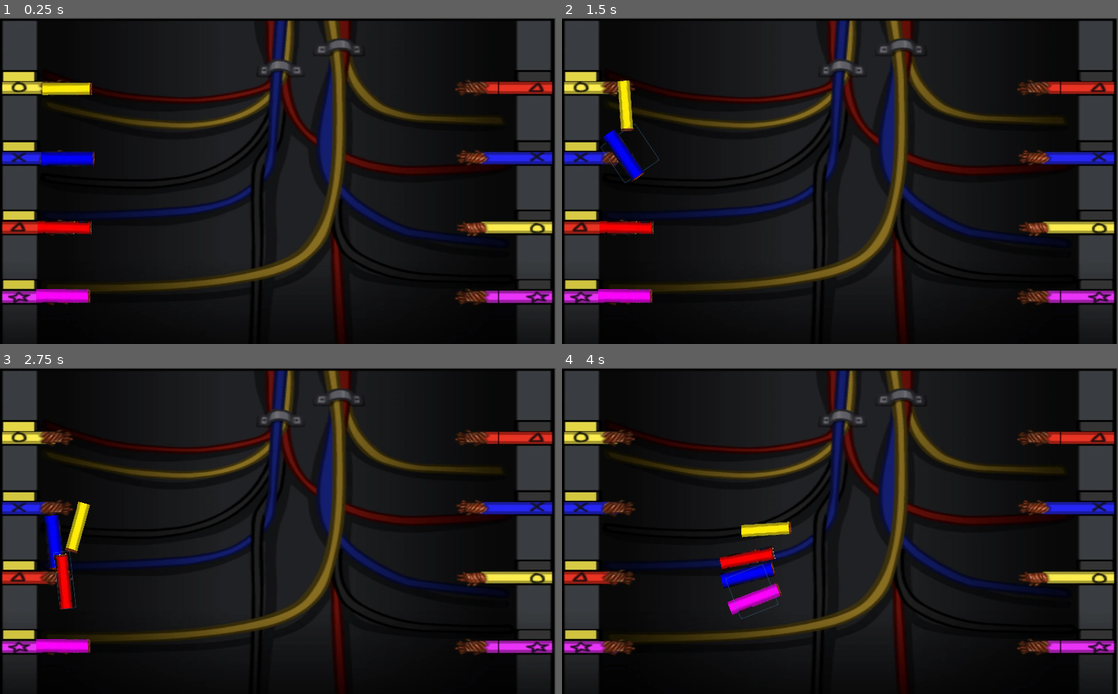
Above: before the commit, frames 1-4 (two rows, left to right).
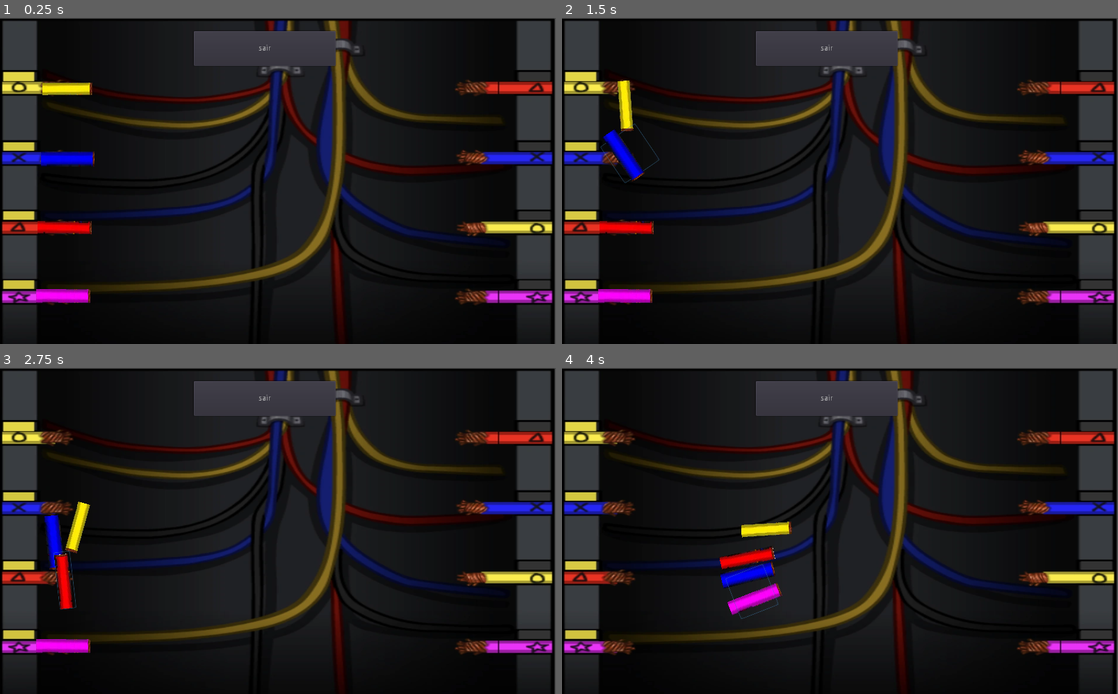
Above: after the commit, the same moments.

Repository: 2022M1T2-Inteli/Make-Me-Rich
Game: Godot game, scene res://TaskFios.tscn
Two runs of this game, one before a commit and one after it. Both use one fixed random seed, a clock stepped at 60 frames per second and the inputs below. This scene is started directly instead of the project's main scene.
Inputs (mouse positions are in pixels of both pictures, inside the frame that each line leads up to):
- Up to frame 1 (0.25 s): no input
- Up to frame 2 (1.5 s): click (628, 89) at 0.5 s; click (628, 151) at 1.25 s
- Up to frame 3 (2.75 s): click (66, 579) at 2 s
- Up to frame 4 (4 s): click (623, 638) at 2.75 s; tap Enter (interacao) at 3.5 s; move the mouse to (962, 514) at 3.52 s; hold Right (ui_right) from 3.53 s (still down); hold X (x) from 3.53 s (still down)

The runs differ from the first frame. In frame 1, 2.6% of the frame differs, in the area x 34-61%, y 3-15%; in frame 2, 2.6%; in frame 3, 2.6%; in frame 4, 2.6%.

Commit message:
correções em bugs

Diff:
--- a/src/godot/Node2D.tscn
+++ b/src/godot/Node2D.tscn
@@ -143,40 +143,40 @@
 "name": "walk.costas",
 "speed": 5.0
 }, {
+"frames": [ ExtResource( 14 ) ],
+"loop": true,
+"name": "idle.direita",
+"speed": 5.0
+}, {
+"frames": [ ExtResource( 18 ) ],
+"loop": false,
+"name": "idle.costas",
+"speed": 0.0
+}, {
+"frames": [ ExtResource( 7 ), ExtResource( 13 ) ],
+"loop": true,
+"name": "walk.direita",
+"speed": 10.0
+}, {
 "frames": [ ExtResource( 8 ) ],
 "loop": false,
 "name": "idle.frente",
 "speed": 0.0
+}, {
+"frames": [ ExtResource( 17 ) ],
+"loop": true,
+"name": "idle.esquerda",
+"speed": 5.0
 }, {
 "frames": [ ExtResource( 1 ), ExtResource( 6 ) ],
 "loop": true,
 "name": "walk.frente",
 "speed": 5.0
 }, {
-"frames": [ ExtResource( 7 ), ExtResource( 13 ) ],
-"loop": true,
-"name": "walk.direita",
-"speed": 10.0
-}, {
-"frames": [ ExtResource( 17 ) ],
-"loop": true,
-"name": "idle.esquerda",
-"speed": 5.0
-}, {
-"frames": [ ExtResource( 14 ) ],
-"loop": true,
-"name": "idle.direita",
-"speed": 5.0
-}, {
 "frames": [ ExtResource( 4 ), ExtResource( 11 ) ],
 "loop": true,
 "name": "walk.esquerda",
 "speed": 10.0
-}, {
-"frames": [ ExtResource( 18 ) ],
-"loop": false,
-"name": "idle.costas",
-"speed": 0.0
 } ]
 
 [sub_resource type="SpriteFrames" id=38]
@@ -442,6 +442,7 @@
 scale = Vector2( 0.0558588, 0.0430038 )
 frames = SubResource( 45 )
 animation = "SETAPOPUP"
+frame = 1
 playing = true
 
 [node name="Sprite" type="Sprite" parent="TrabalhoCenário"]
@@ -460,7 +461,6 @@
 
 [node name="CollisionShape2D" type="CollisionShape2D" parent="TrabalhoCenário/StaticBody2D2"]
 position = Vector2( 117.266, 258.052 )
-scale = Vector2( 1, 1 )
 shape = SubResource( 46 )
 
 [node name="botaoGui" type="Button" parent="."]
@@ -531,7 +531,6 @@
 scale = Vector2( 0.0291766, 0.0224995 )
 frames = SubResource( 45 )
 animation = "SETAPOPUP"
-frame = 1
 playing = true
 
 [node name="caixaInvestir" type="Button" parent="BancoJudite"]
@@ -583,7 +582,6 @@
 scale = Vector2( 0.0558588, 0.0430038 )
 frames = SubResource( 45 )
 animation = "SETAPOPUP"
-frame = 1
 playing = true
 
 [node name="setapopup2" type="AnimatedSprite" parent="MercadoJudite"]
@@ -591,7 +589,6 @@
 scale = Vector2( 0.0558588, 0.0430038 )
 frames = SubResource( 45 )
 animation = "SETAPOPUP"
-frame = 1
 playing = true
 
 [node name="Fundo2" type="Sprite" parent="."]
@@ -649,7 +646,6 @@
 scale = Vector2( 0.0326528, 0.0243506 )
 frames = SubResource( 45 )
 animation = "SETAPOPUP"
-frame = 1
 playing = true
 
 [node name="botaoProf" type="Button" parent="."]
@@ -718,7 +714,6 @@
 scale = Vector2( 0.0558588, 0.0430038 )
 frames = SubResource( 45 )
 animation = "SETAPOPUP"
-frame = 1
 playing = true
 
 [node name="setapopup2" type="AnimatedSprite" parent="UniversidadeJudite"]
@@ -726,11 +721,10 @@
 scale = Vector2( 0.0558588, 0.0430038 )
 frames = SubResource( 45 )
 animation = "SETAPOPUP"
-frame = 1
 playing = true
 
 [node name="personagem" type="KinematicBody2D" parent="."]
-position = Vector2( 1056, 604 )
+position = Vector2( 1055, 574 )
 script = ExtResource( 5 )
 __meta__ = {
 "_edit_group_": true
@@ -1467,3 +1461,4 @@
 [connection signal="pressed" from="botaoFabrica" to="personagem" method="_on_botaoFabrica_pressed"]
 [connection signal="pressed" from="botaoCassino1" to="personagem" method="_on_botaoCassino1_pressed"]
 [connection signal="pressed" from="botaoCassino2" to="personagem" method="_on_botaoCassino2_pressed"]
+[connection signal="pressed" from="botaoFios" to="personagem" method="_on_botaoFios_pressed"]
--- a/src/godot/TaskFios.gd
+++ b/src/godot/TaskFios.gd
@@ -1,16 +1,7 @@
 extends Node2D
 
 
-# Declare member variables here. Examples:
-# var a = 2
-# var b = "text"
 
-
-# Called when the node enters the scene tree for the first time.
-func _ready():
-	pass # Replace with function body.
-
-
-# Called every frame. 'delta' is the elapsed time since the previous frame.
-#func _process(delta):
-#	pass
+func _on_botaoSair_pressed():
+	get_tree().change_scene("res://Node2D.tscn")
+	Global.posicao = "fabrica"
--- a/src/godot/TaskFios.tscn
+++ b/src/godot/TaskFios.tscn
@@ -12,6 +12,7 @@
 [ext_resource path="res://Fio_vermelho.png" type="Texture" id=10]
 [ext_resource path="res://Fio_roxo.png" type="Texture" id=11]
 [ext_resource path="res://Verde_claro.png" type="Texture" id=12]
+[ext_resource path="res://TaskFios.gd" type="Script" id=13]
 
 [sub_resource type="RectangleShape2D" id=5]
 extents = Vector2( 45.5, 13 )
@@ -27,6 +28,7 @@
 
 [node name="taskFios" type="Node2D"]
 position = Vector2( 0, 1 )
+script = ExtResource( 13 )
 
 [node name="TextureRect" type="TextureRect" parent="."]
 margin_left = -4.0
@@ -231,6 +233,16 @@
 position = Vector2( 984, 491 )
 scale = Vector2( 0.057129, -0.0150889 )
 texture = ExtResource( 12 )
+
+[node name="botaoSair" type="Button" parent="."]
+margin_left = 357.0
+margin_top = 23.0
+margin_right = 618.0
+margin_bottom = 87.0
+text = "sair"
+__meta__ = {
+"_edit_use_anchors_": false
+}
 
 [connection signal="body_entered" from="Area_Fio1" to="Fio 1" method="_on_Area_Fio1_body_entered"]
 [connection signal="body_entered" from="Area_Fio2" to="Fio 2" method="_on_Area_Fio2_body_entered"]
@@ -240,3 +252,4 @@
 [connection signal="pressed" from="Fio 2/Button2" to="Fio 2" method="_on_Button2_pressed"]
 [connection signal="pressed" from="Fio 3/Button3" to="Fio 3" method="_on_Button3_pressed"]
 [connection signal="pressed" from="Fio 4/Button4" to="Fio 4" method="_on_Button4_pressed"]
+[connection signal="pressed" from="botaoSair" to="." method="_on_botaoSair_pressed"]
--- a/src/godot/personagem.gd
+++ b/src/godot/personagem.gd
@@ -100,8 +100,8 @@
 		Global.posicao = null
 	#faz spawnar na fabrica
 	if Global.posicao == "fabrica":
-		position.x = 1252
-		position.y = -8218
+		position.x = 1320
+		position.y = -8062
 		Global.posicao = null
 	#faz spawnar em casa
 	if Global.posicao == "casa":
@@ -364,13 +364,11 @@
 		$CanvasLayer/nextLivro.visible = false
 		cont = 0
 
-
-
-
+#Cria uma váriavel booleana que muda quando o botão da cama é pressionado, volta ao normal quando muda de cena
 var boaNoite = false
 func _on_botaoBoaNoite_pressed():
 	boaNoite = true
-
+#Cria uma variável booleana que muda quando entra em uma área perto da cama, e muda de novo qando sai
 var areaCama = false
 func _on_areaCama_body_entered(body):
 	areaCama = true
@@ -404,7 +402,6 @@
 	$CanvasLayer/botaoRosquinha.visible = false
 	$CanvasLayer/botaoMaca.visible = false
 
-
 func _on_botaoFabrica_pressed():
 	get_tree().change_scene("res://Interface.tscn")
 
@@ -450,7 +447,7 @@
 
 #muda para a tela de investimentos
 func _on_caixaInvestir_pressed():
-	get_tree().change_scene("res://GameCassino.tscn")
+	get_tree().change_scene("res://Cena_computador.tscn")
 
 #muda para o caça niquel
 func _on_botaoCassino1_pressed():
@@ -460,13 +457,9 @@
 func _on_botaoCassino2_pressed():
 	get_tree().change_scene("res://GameCassino.tscn.tscn")
 
-
-
 var lucas = 0
-
 func _on_lucasnpc_pressed():
 		lucas += 1
-
 
 func _on_botaoPC_pressed():
 	$CanvasLayer/computador.visible = true
@@ -478,7 +471,8 @@
 func _on_areaLucas_body_entered(body):
 	areaLucas = true
 
-
-
 func _on_areaLucas_body_exited(body):
 	areaLucas = false
+
+func _on_botaoFios_pressed():
+	get_tree().change_scene("res://TaskFios.tscn")
Not shown: 1 places in src/godot/TaskFios.tscn that only renumber resources
